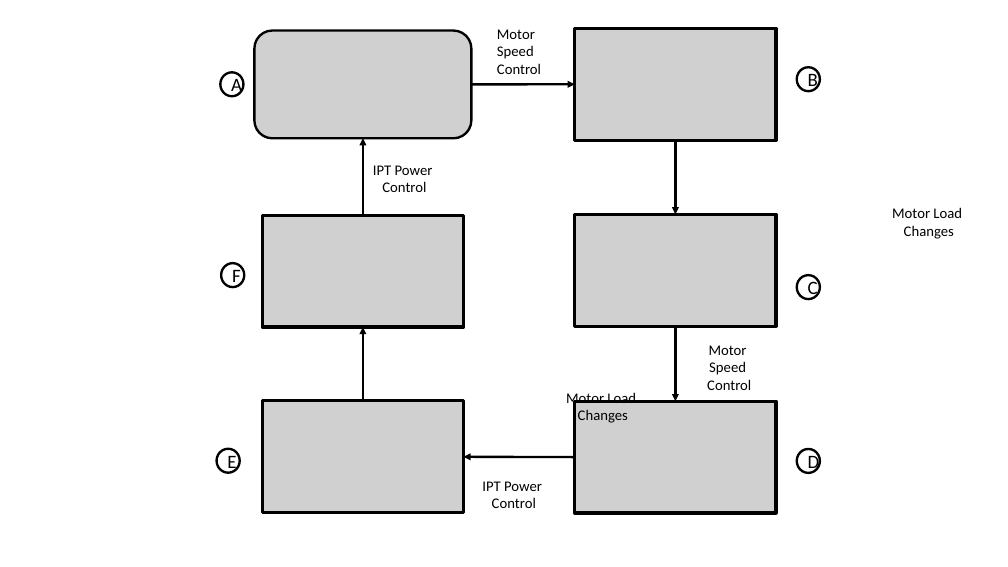
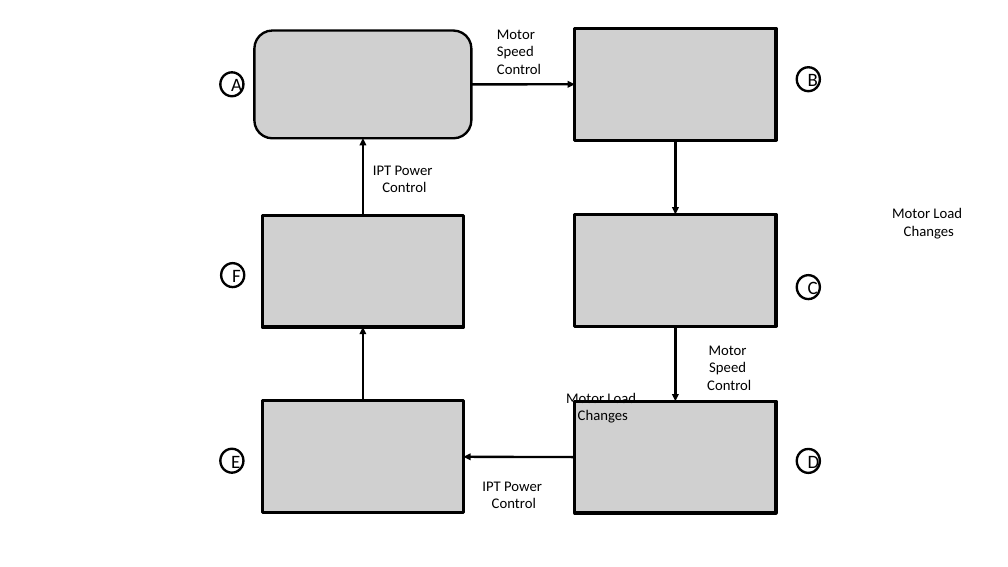
Before and after one commit to EnesAyaz/WPTMotor, a slide deck: slide 12 of Presentation/2021.02.28.pptx. Drawn at 1008x567 pixels with LibreOffice and Linux fonts; fonts in the diff are those of the drawing; grey boxes stand for pictures. Boxes give left, top, right and bottom in pixels: in the first picture for what was removed or moved away, otherwise in the second. Text is boxed around its words. In the diff, an @@ line names an element or a change of style, - is before the commit and + after.

```diff
--- a/Presentation/2021.02.28.pptx
+++ b/Presentation/2021.02.28.pptx
@@ ellipse "E": place and size @@
-ellipse "E" at [216,449,240,473]
+ellipse "E" at [220,449,243,473]
```
Also in this commit, not shown: 55 other files.
